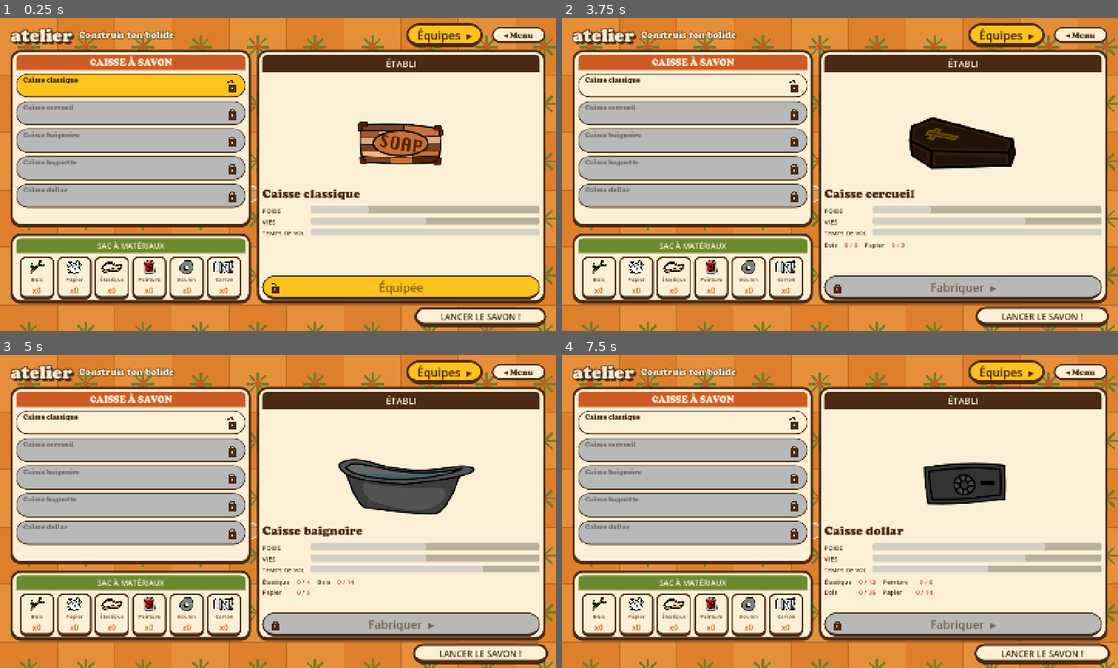
Above: before the commit, frames 1-4 (two rows, left to right).
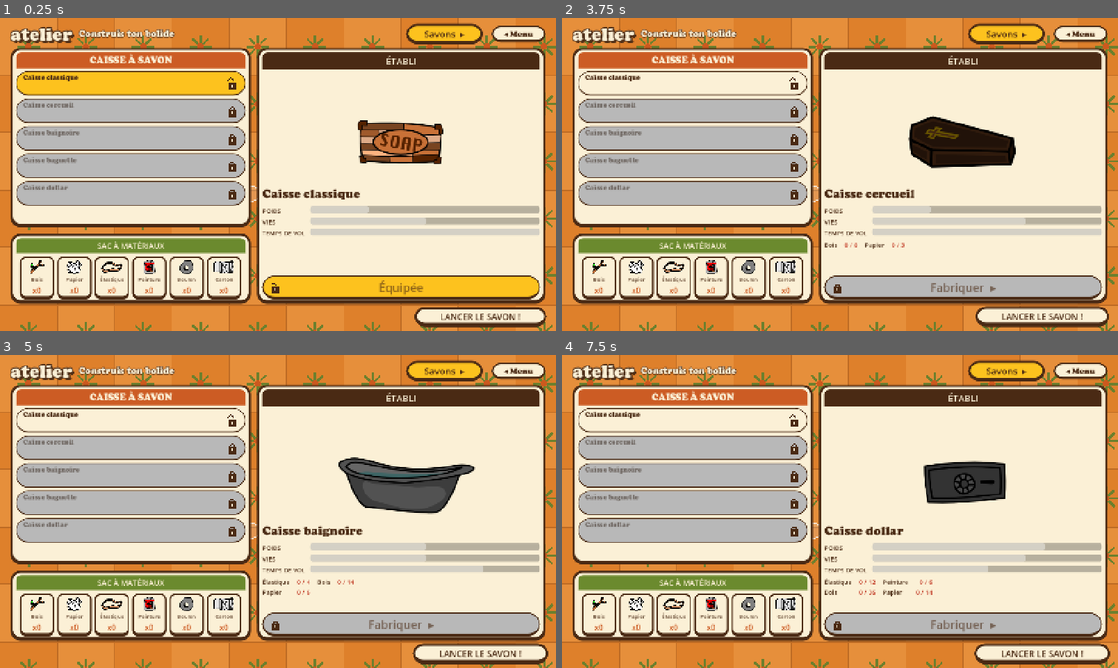
Above: after the commit, the same moments.

Repository: atostivint/LesAilesEtLaCaisse
Game: Godot game, scene res://scenes/atelier.tscn
Two runs of this game, one before a commit and one after it. Both use one fixed random seed, a clock stepped at 60 frames per second and the inputs below. Sound files missing from this copy of the repository are replaced by a short silence.
Inputs (mouse positions are in pixels of both pictures, inside the frame that each line leads up to):
- Up to frame 1 (0.25 s): no input
- Up to frame 2 (3.75 s): click "Équipes ▸" (after the commit: "Savons ▸") at 0.5 s; click "◂ Atelier" at 1.25 s; click (695, 86) at 2.02 s; click (695, 83) at 2.77 s; click (695, 111) at 3.52 s
- Up to frame 3 (5 s): click (133, 477) at 4.27 s
- Up to frame 4 (7.5 s): click (695, 473) at 5.02 s; click (695, 505) at 5.77 s; click (695, 502) at 6.52 s; click (695, 533) at 7.27 s

The runs differ from the first frame. In frame 1, 12% of the frame differs, in the area x 1-99%, y 1-61%; in frame 2, 11%; in frame 3, 12%; in frame 4, 11%.

Commit message:
Savons : bouton et titres renommés, boutons du haut à même hauteur et centrés
Co-Authored-By: Claude Haiku 5.5 <noreply@anthropic.com>

Diff:
--- a/scenes/atelier.tscn
+++ b/scenes/atelier.tscn
@@ -155,10 +155,10 @@
 size_flags_vertical = 4
 theme_override_colors/font_color = Color(0.29, 0.165, 0.078, 1)
 theme_override_colors/font_disabled_color = Color(0.29, 0.165, 0.078, 1)
-theme_override_font_sizes/font_size = 30
+theme_override_font_sizes/font_size = 24
 theme_override_styles/normal = SubResource("btn_yellow")
 theme_override_styles/disabled = SubResource("btn_yellow")
-text = "Équipes  ▸"
+text = "Savons  ▸"
 
 [node name="BoutonMenu" parent="Margin/Main/Haut" instance=ExtResource("9_menu")]
 layout_mode = 2
--- a/scenes/equipes.tscn
+++ b/scenes/equipes.tscn
@@ -116,7 +116,7 @@
 theme_override_constants/shadow_offset_y = 6
 theme_override_fonts/font = ExtResource("3_font")
 theme_override_font_sizes/font_size = 56
-text = "savon"
+text = "savons"
 
 [node name="SousTitre" type="Label" parent="Marge/Main/Haut/Titres"]
 layout_mode = 2
@@ -206,7 +206,7 @@
 layout_mode = 2
 theme_override_colors/font_color = Color(0.984, 0.941, 0.839, 1)
 theme_override_font_sizes/font_size = 18
-text = "CHOISIS TON ÉQUIPE"
+text = "CHOISIS TON SAVON"
 
 [node name="EspaceHaut" type="Control" parent="Marge/Main/Corps/Droite/DroiteBox"]
 layout_mode = 2
